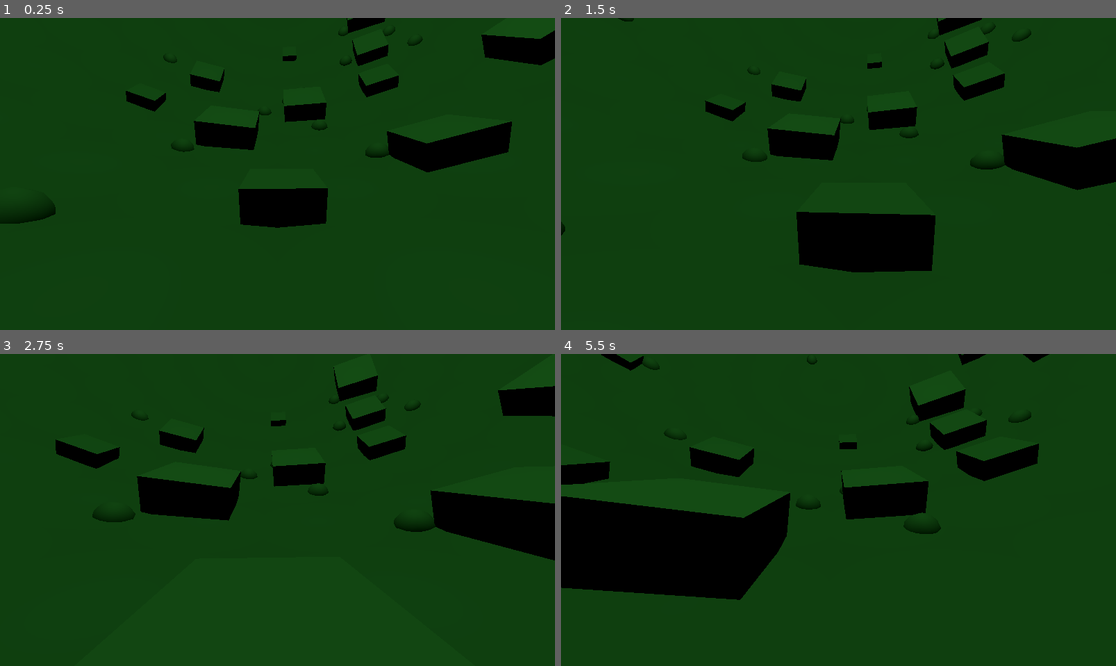
Above: before the commit, frames 1-4 (two rows, left to right).
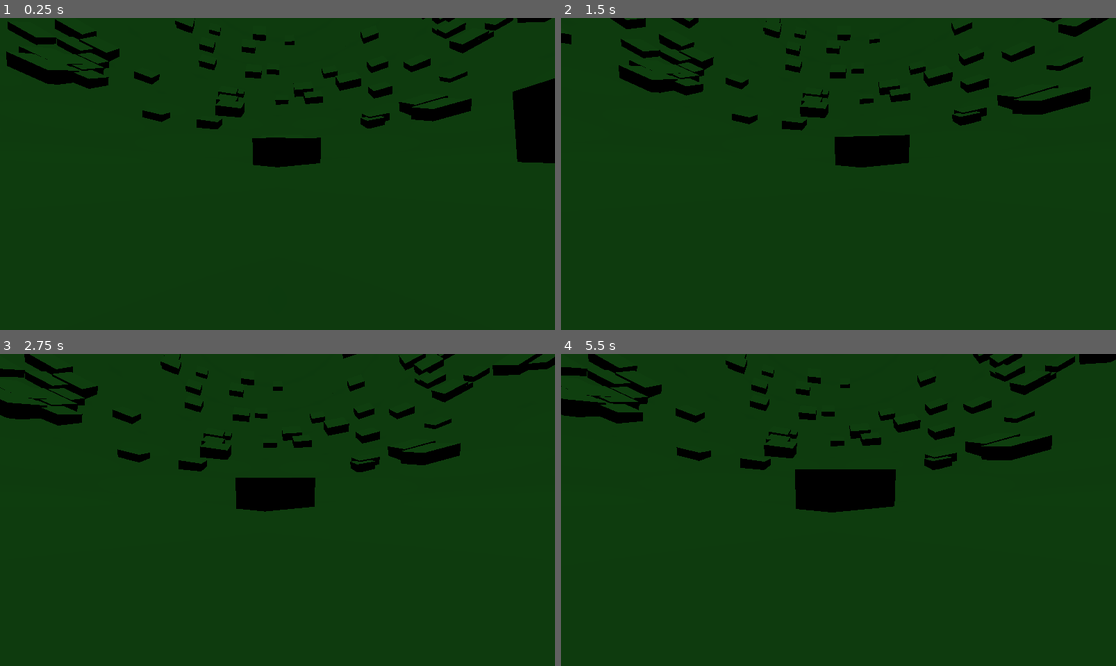
Above: after the commit, the same moments.

Repository: mydr3z/The-Core
Game: Godot game, scene res://root.tscn
Same seed, same stepped clock (60 frames per second), same inputs: the game is played once before the commit and once after it.
Inputs (mouse positions are in pixels of both pictures, inside the frame that each line leads up to):
- Up to frame 1 (0.25 s): no input
- Up to frame 2 (1.5 s): tap Enter at 0.5 s; move the mouse to (866, 174) at 0.52 s; hold Up (ui_up) from 0.53 s (still down); move the mouse to (810, 174) at 1.27 s
- Up to frame 3 (2.75 s): keep holding Up (ui_up); move the mouse to (288, 503) at 2.02 s
- Up to frame 4 (5.5 s): keep holding Up (ui_up); move the mouse to (832, 516) at 2.77 s; move the mouse to (877, 513) at 3.52 s; move the mouse to (794, 506) at 4.27 s; move the mouse to (844, 510) at 5.02 s

The runs differ from the first frame. In frame 1, 15% of the frame differs, in the area x 0-100%, y 0-68%; in frame 2, 15%; in frame 3, 14%; in frame 4, 21%, in the area x 0-100%, y 0-79%.

Commit message:
feat: увеличен радиус сферы с настройкой соответствующих констант

Diff:
--- a/root.gd
+++ b/root.gd
@@ -1,10 +1,10 @@
 extends Node3D
 
 
-const CUBE_SIZE_MIN : float = 0.5;
-const CUBE_SIZE_MAX : float = 3.0;
+const CUBE_SIZE_MIN : float = 5.0;
+const CUBE_SIZE_MAX : float = 10.0;
 
-const QUANTITY_OF_CUBES : int = 100;
+const QUANTITY_OF_CUBES : int = 500;
 const QUANTITY_OF_SPHERES : int = 100;
 
 
--- a/root.tscn
+++ b/root.tscn
@@ -12,5 +12,5 @@
 
 [node name="OmniLight3D" type="OmniLight3D" parent="."]
 light_color = Color(0.3318217, 0.95620066, 0.33279783, 1)
-light_energy = 10.0
-omni_range = 25.0
+light_energy = 50.0
+omni_range = 200.0
--- a/scripts/player.gd
+++ b/scripts/player.gd
@@ -11,7 +11,7 @@
 const MOUSE_SENSITIVITY_PITCH := 0.002;
 const VERTICAL_FOV_RADIANS := 1.5;
 
-const JUMP_POWER := 10.0;
+const JUMP_POWER := 37.5;
 
 var _camera : Camera3D;
 
--- a/scripts/world_physics.gd
+++ b/scripts/world_physics.gd
@@ -1,7 +1,7 @@
 extends Node
 
 
-const EARTH_RADIUS := 20.0;
+const EARTH_RADIUS := 150.0;
 
 const GRAVITY = 9.8;
 
